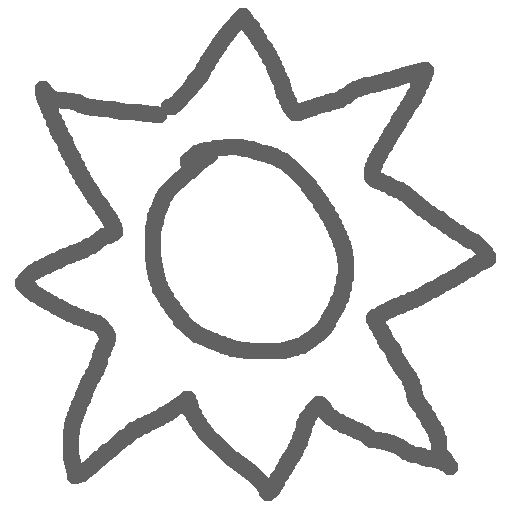
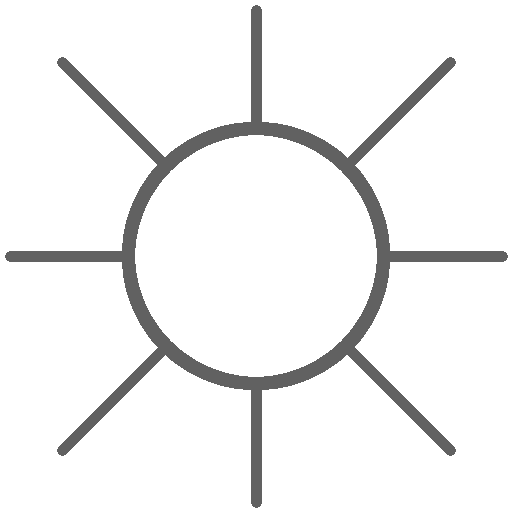
Comparing the layer stacks of the two 512 × 512 images. Changes:
added layer "Layer #2" above "OrangeSymbol.png" over 5, 5, 508, 508
hid "OrangeSymbol.png" over 15, 8, 496, 501
